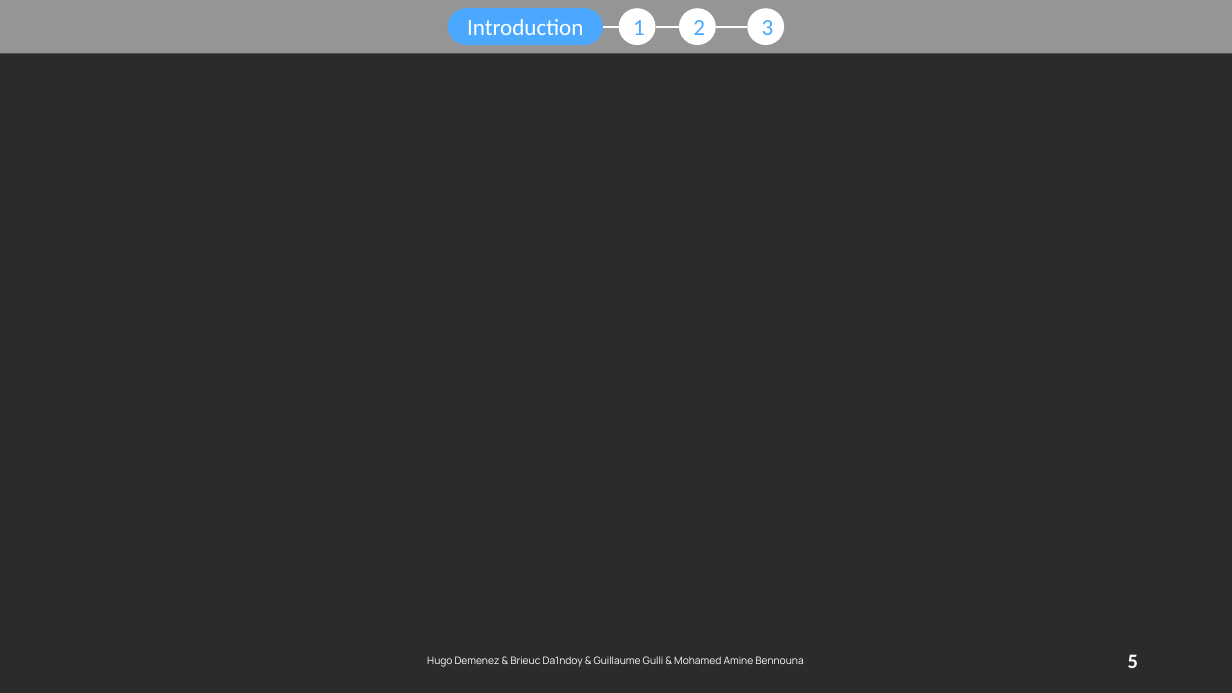
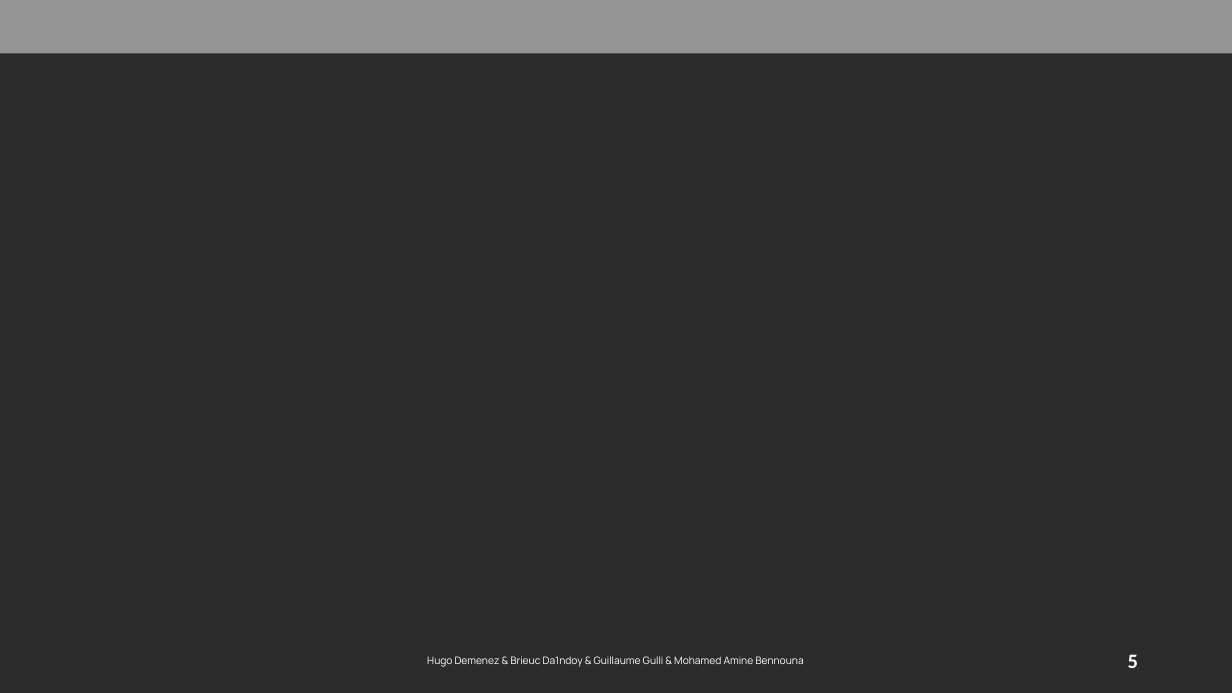
Before and after one commit to hugodemenez/isen-student-portal, a slide deck: slide 5 of presentation/Présentation1.pptx. Drawn at 1232x693 pixels with LibreOffice and Linux fonts; fonts in the diff are those of the drawing; background and template pictures are left out; a plain dark background stands for a picture behind light text. Boxes give left, top, right and bottom in pixels: in the first picture for what was removed or moved away, otherwise in the second. Text is boxed around its words. In the diff, an @@ line names an element or a change of style, - is before the commit and + after.

```diff
--- a/presentation/Présentation1.pptx
+++ b/presentation/Présentation1.pptx
@@ group removed at (x1=448, y1=8, x2=785, y2=45): 3 ellipses, 3 lines, 1 rounded rectangle @@
-1
-2
-3
-Introduction
```
Also in this commit, not shown: 4 other slides changed, 4 other files.
